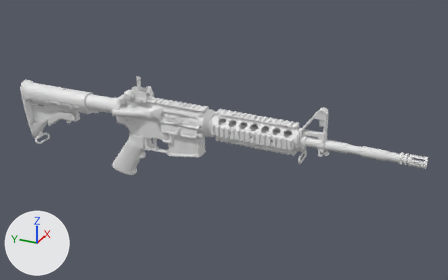
The Blender file Design/Meshes/Guns/M4A1/ZP_M4A1_r4.blend, before and after one commit.
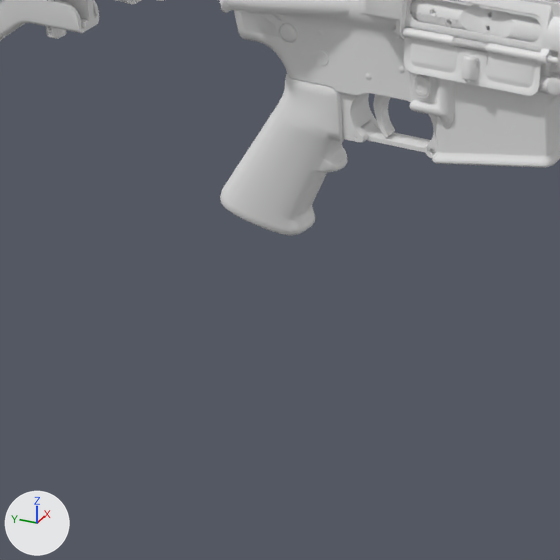
Each version appears first whole from a 50 mm lens placed at (-97.6, -66.2, 60.5), pointed at (2.6, -21.1, 10.5), and next in a close-up on the part from 12% to 45% of the width and 40% to 93% of the height. Every picture has the same lights, and +X, +Y and +Z are marked at lower left. The first two pictures are the older version.
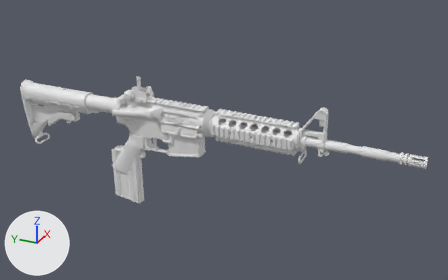
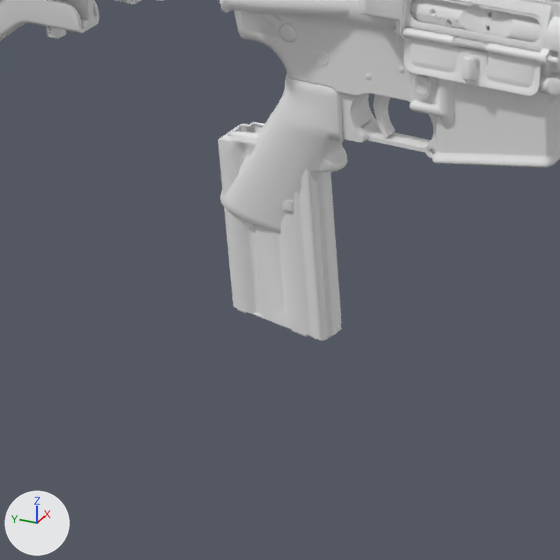
Changed parts and their boxes [x1, y1, x2, y2] in the close-ups (560 x 560 px):
'mag_20rnd', added
    after: [218, 122, 342, 341]

Patch to the scene script:
```diff
--- a/Design/Meshes/Guns/M4A1/ZP_M4A1_r4.blend.py
+++ b/Design/Meshes/Guns/M4A1/ZP_M4A1_r4.blend.py
@@ mat_stanag_mag_001 @@
+mat_stanag_mag_001 = principled_material('stanag_mag.001')
+mat_stanag_mag_001.base_color = (0.8, 0.8, 0.8)  # white #e7e7e7
@@ me_plane_002 @@
+me_plane_002.from_pydata(...)  # 7024 vertices, 13909 faces; spans x -1.26..1.09, y -3.54..2.84, z -6.12..5.94
+me_plane_002.materials.append(mat_stanag_mag_001)  # white #e7e7e7
@@ ob_mag_20rnd @@
+ob_mag_20rnd = bpy.data.objects.new('mag_20rnd', me_plane_002)
+ob_mag_20rnd.location = (0.0, 0.0, 0.0)
```
